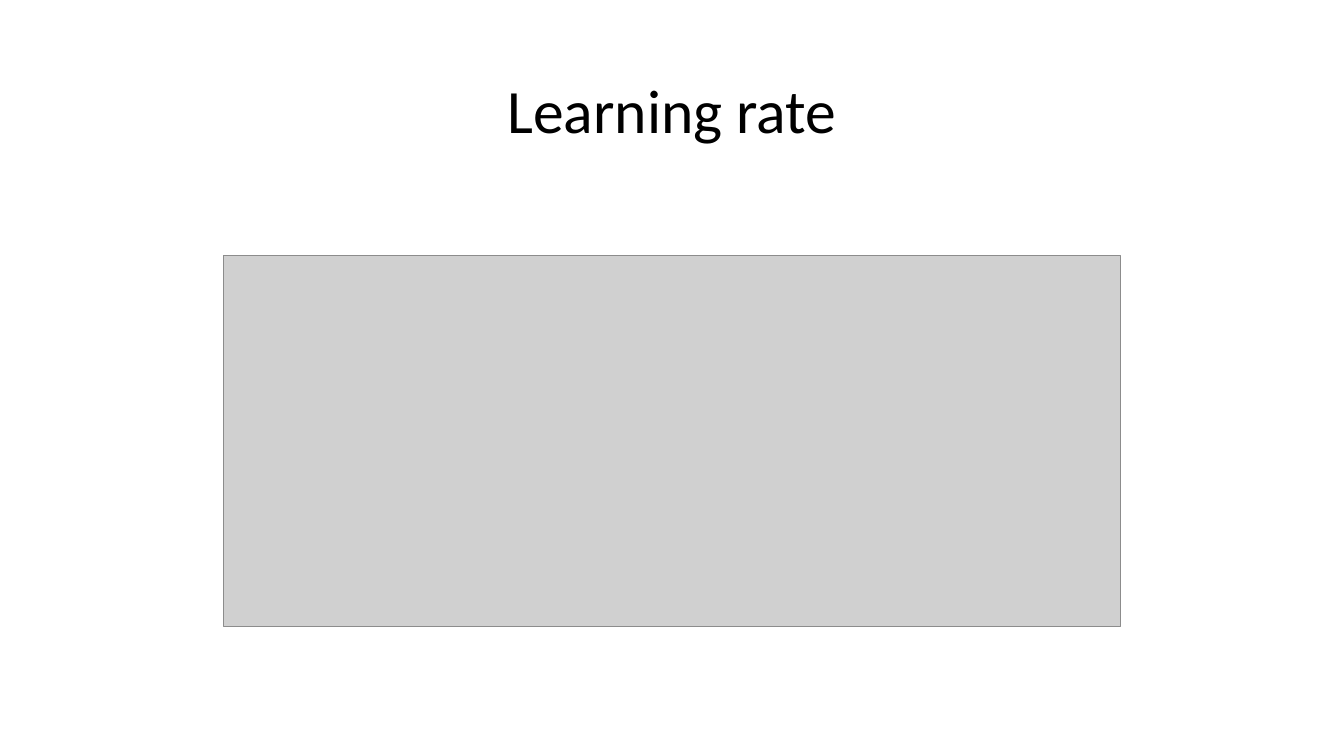
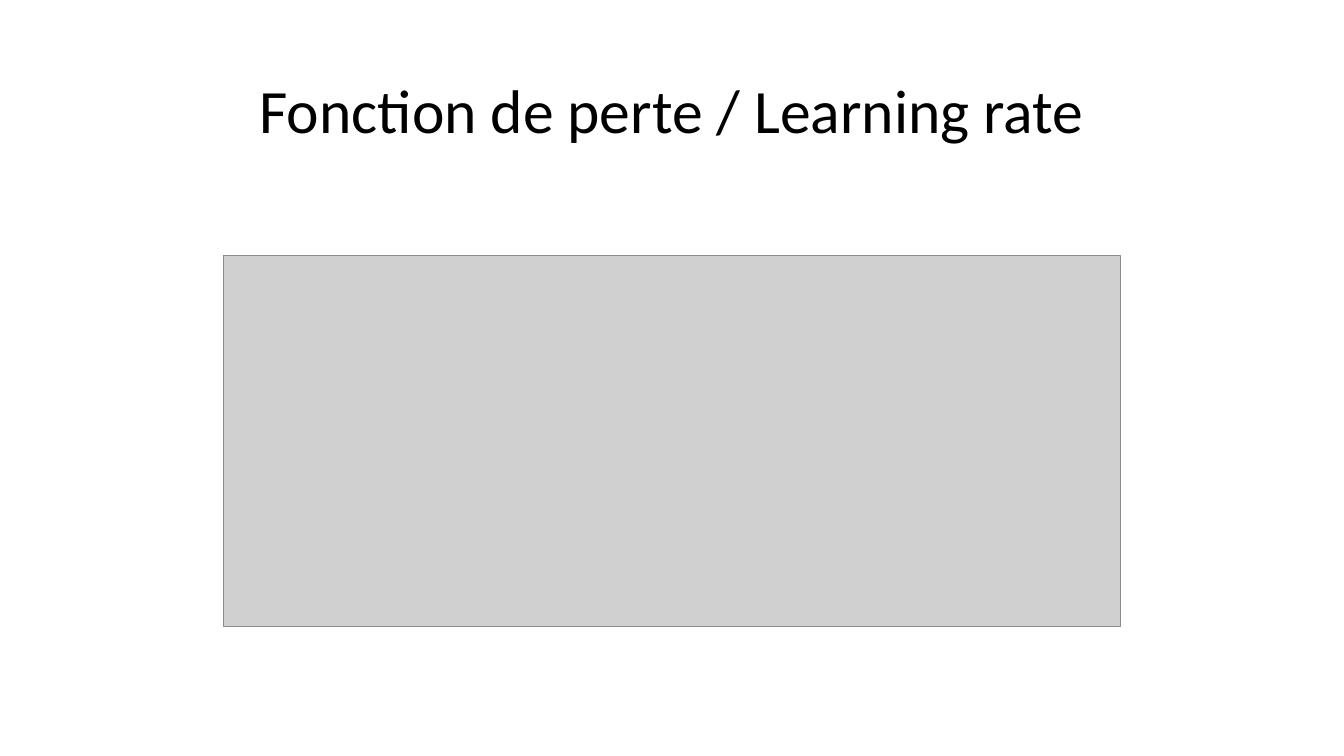
Before and after one commit to morganscao/Projet5, a slide deck: slide 39 of Rapport/P5 - Segmentez les comportements de clients.pptx (slide 38 before the commit). Drawn at 1344x756 pixels with LibreOffice and Linux fonts; fonts in the diff are those of the drawing; grey boxes stand for pictures. Boxes give left, top, right and bottom in pixels: in the first picture for what was removed or moved away, otherwise in the second. Text is boxed around its words. In the diff, an @@ line names an element or a change of style, - is before the commit and + after.

```diff
--- a/Rapport/P5 - Segmentez les comportements de clients.pptx
+++ b/Rapport/P5 - Segmentez les comportements de clients.pptx
@@ title at [259,90,1083,144]: text changed @@
-Learning rate
+Fonction de perte / Learning rate
```
Also in this commit, not shown: 7 other slides changed, 1 slide added, 1 other file.
